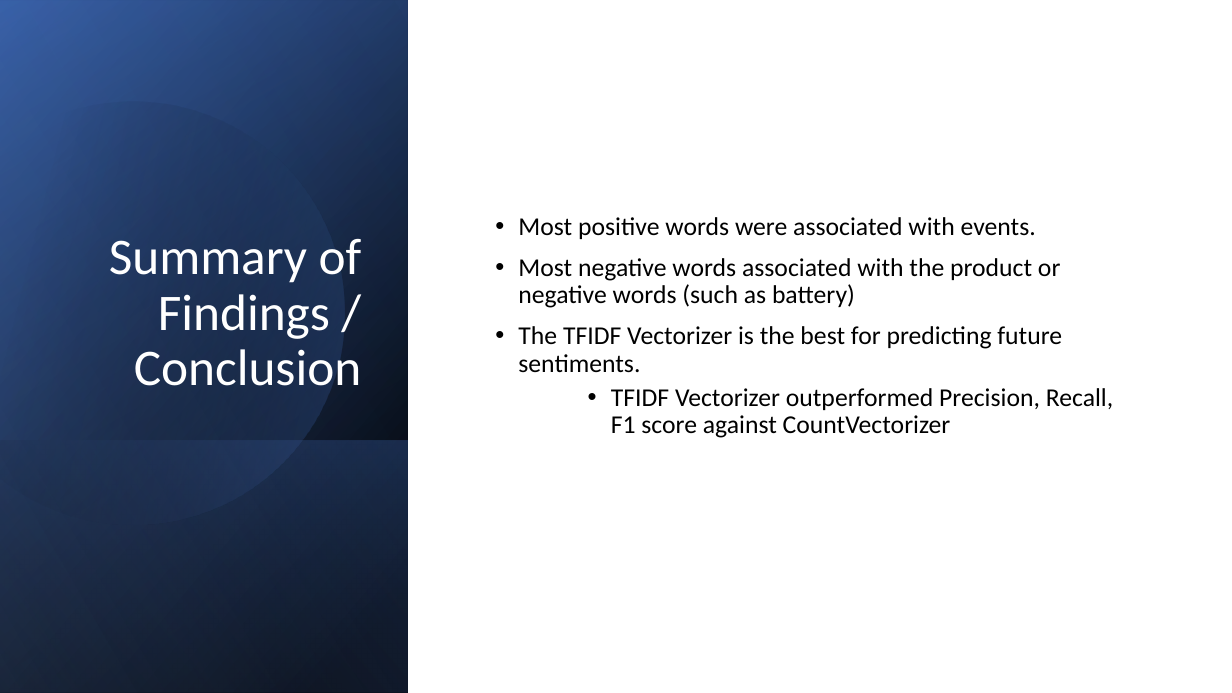
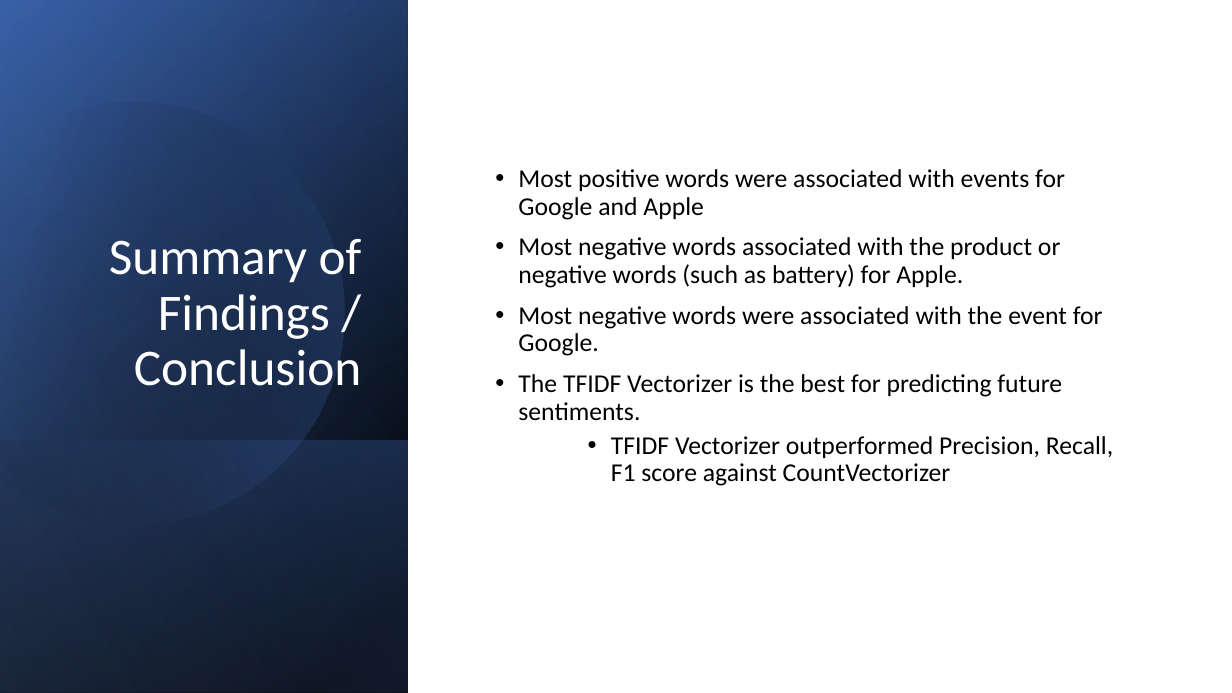
Before and after one commit to carlos-marin1742/Apple-Sentiment-analysis-NLP, a slide deck: slide 17 of dsc-phase-4-project-presentation.pptx (slide 11 before the commit). Drawn at 1232x693 pixels with LibreOffice and Linux fonts; fonts in the diff are those of the drawing. Boxes give left, top, right and bottom in pixels: in the first picture for what was removed or moved away, otherwise in the second. Text is boxed around its words. In the diff, an @@ line names an element or a change of style, - is before the commit and + after.

```diff
--- a/dsc-phase-4-project-presentation.pptx
+++ b/dsc-phase-4-project-presentation.pptx
@@ text at box(518, 169, 1103, 356): text changed @@
-• Most positive words were associated with events.
-• Most negative words associated with the product or negative words (such as battery)
+• Most positive words were associated with events for Google and Apple
+• Most negative words associated with the product or negative words (such as battery) for Apple.
+• Most negative words were associated with the event for Google.
```
Also in this commit, not shown: 6 other slides changed, 7 slides added, 8 other files.
